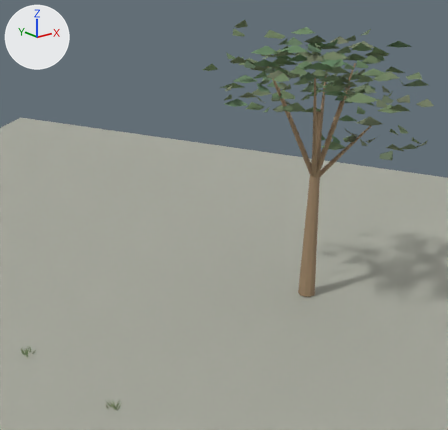
An edit to the glTF model assets/town/renewal/models/street_9_7.glb, drawn before and after from the same camera.
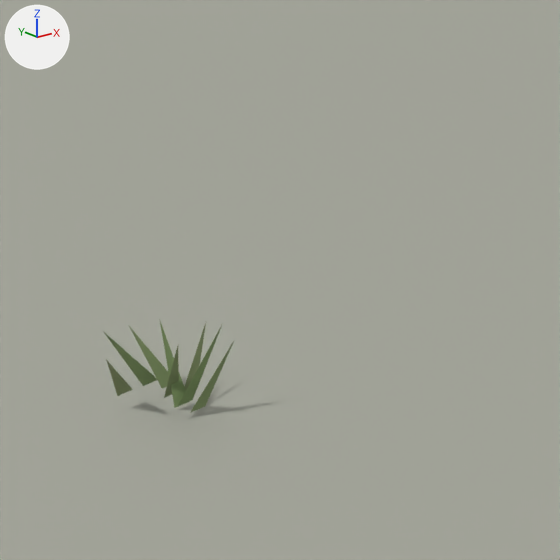
The first picture shows the older version from a 50 mm camera at (284.8, -237.89, 5.94) aimed at (292.09, -228.78, 2.3). The close-ups show the older and then the newer version on the part from 20% to 37% of the width and 83% to 100% of the height of that picture. Only the edits that show in the close-ups are written down. Lighting does not change. The marker at upper left points along +X, +Y and +Z.

The scene before the commit, as lines of its bpy script (objects in view):
```python
me_grass_067 = bpy.data.meshes.new('grass.067')
me_grass_067.from_pydata(...)  # 48 vertices, 16 faces; spans x 288.24..288.9, y -230.21..-227.5, z 0.01..0.22
me_grass_067.materials.append(mat_grass)
me_ground_015 = bpy.data.meshes.new('ground.015')
me_ground_015.from_pydata(...)  # 13 vertices, 11 faces; spans x 275.2..315.0, y -255.0..-198.3, z 0.0
me_ground_015.materials.append(mat_ground)
ob_grass_067 = bpy.data.objects.new('grass.067', me_grass_067)
ob_grass_067.location = (0.0, 0.0, 0.0)
ob_ground_015 = bpy.data.objects.new('ground.015', me_ground_015)
ob_ground_015.location = (0.0, 0.0, 0.0)
```
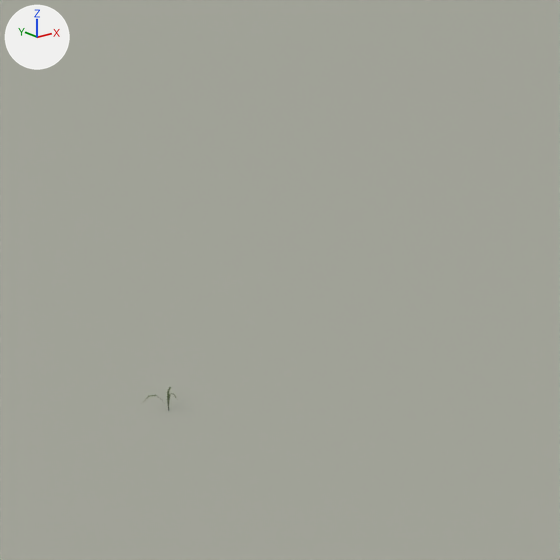
Changed parts and their boxes (x1, y1, x2, y2) in the close-ups (560 x 560 px):
```json
{"object": "grass.067", "change": "deleted", "before": [104, 321, 234, 413], "on screen": "green"}
{"object": "verge_green.067", "change": "added", "after": [143, 387, 177, 411]}
```

Edits to the scene script, one JSON object a line:
```json
{"op": "add", "block": "mat_verge_green", "code": ["mat_verge_green = bpy.data.materials.new('verge_green')", "mat_verge_green.use_nodes = True; mat_verge_green.node_tree.nodes.clear()", "_N = mat_verge_green.node_tree.nodes; _L = mat_verge_green.node_tree.links", "n0 = _N.new('ShaderNodeBsdfPrincipled'); n0.name = 'Principled BSDF'", "n0.inputs[2].default_value = 0.91  # 'Roughness'", "n1 = _N.new('ShaderNodeOutputMaterial'); n1.name = 'Material Output'", "n2 = _N.new('ShaderNodeVertexColor'); n2.name = 'Color Attribute'", "_L.new(n0.outputs[0], n1.inputs[0])  # 'BSDF' to 'Surface'", "_L.new(n2.outputs[0], n0.inputs[0])  # 'Color' to 'Base Color'"]}
{"op": "add", "block": "me_verge_green_067", "code": ["me_verge_green_067 = bpy.data.meshes.new('verge_green.067')", "me_verge_green_067.from_pydata(...)  # 39 vertices, 42 faces; spans x 288.7232..288.8068, y -230.1133..-230.0584, z -0.0235..0.0302", "me_verge_green_067.materials.append(mat_verge_green)"]}
{"op": "remove", "block": "ob_grass_067", "code": ["ob_grass_067 = bpy.data.objects.new('grass.067', me_grass_067)", "ob_grass_067.location = (0.0, 0.0, 0.0)"]}
{"op": "add", "block": "ob_verge_green_067", "code": ["ob_verge_green_067 = bpy.data.objects.new('verge_green.067', me_verge_green_067)", "ob_verge_green_067.location = (0.0, 0.0, 0.0)"]}
```
